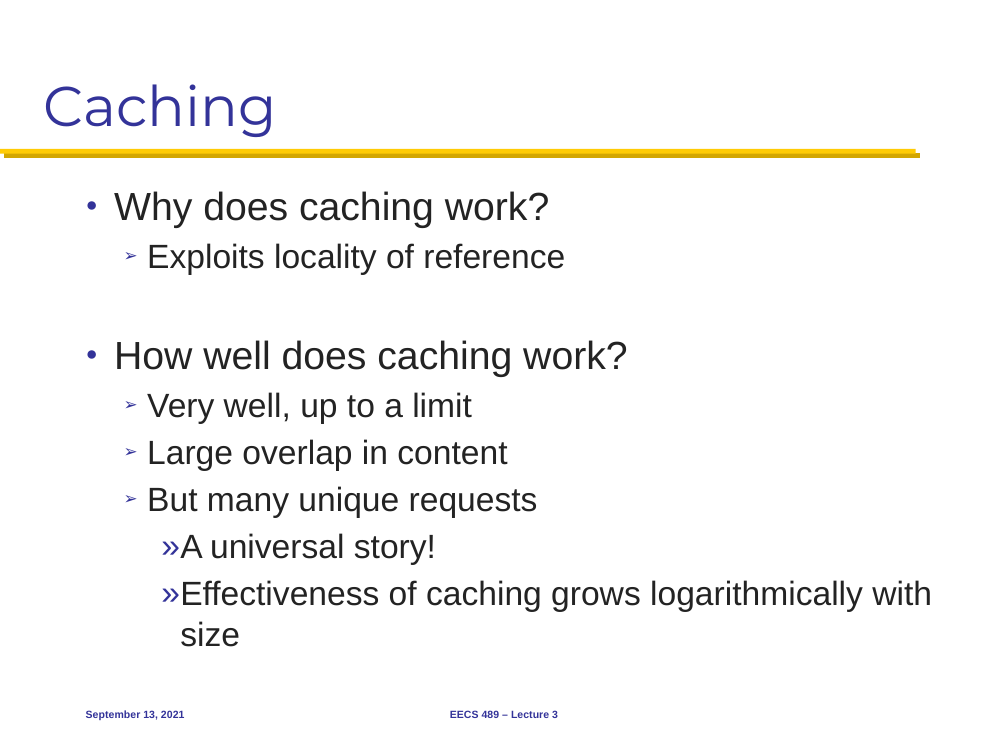
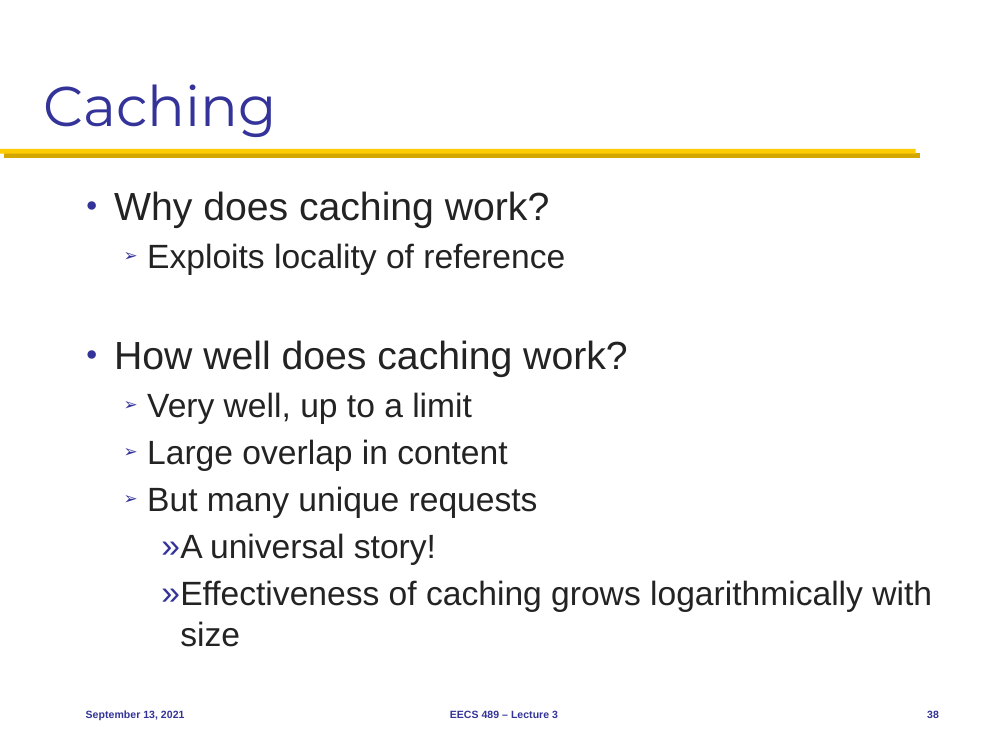
Before and after one commit to mosharaf/eecs489, a slide deck: slide 38 of Slides/091321.pptx. Drawn at 1008x756 pixels with LibreOffice and Linux fonts; fonts in the diff are those of the drawing. Boxes give left, top, right and bottom in pixels: in the first picture for what was removed or moved away, otherwise in the second. Text is boxed around its words. In the diff, an @@ line names an element or a change of style, - is before the commit and + after.

```diff
--- a/Slides/091321.pptx
+++ b/Slides/091321.pptx
@@ page number added at box(927, 711, 939, 718), 7.5 pt, text #333399 @@
+38
```
Also in this commit, not shown: 44 other slides changed.
